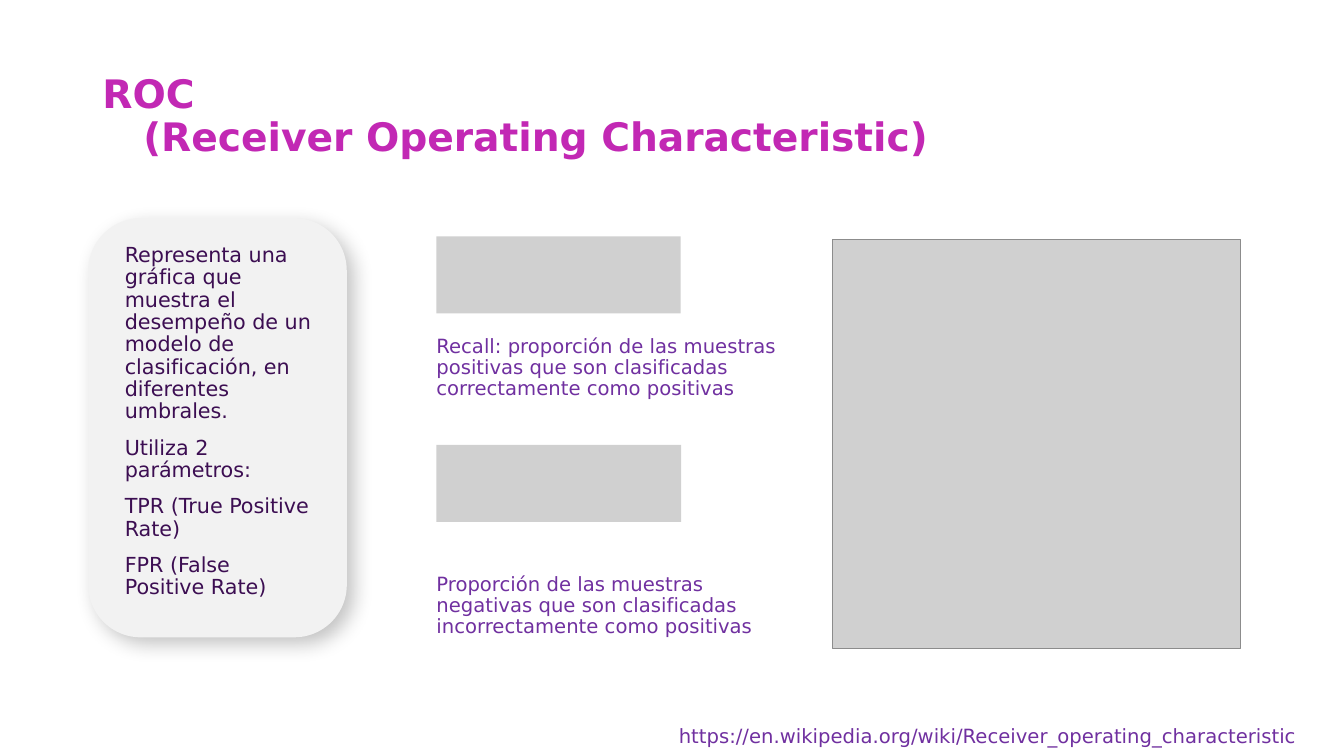
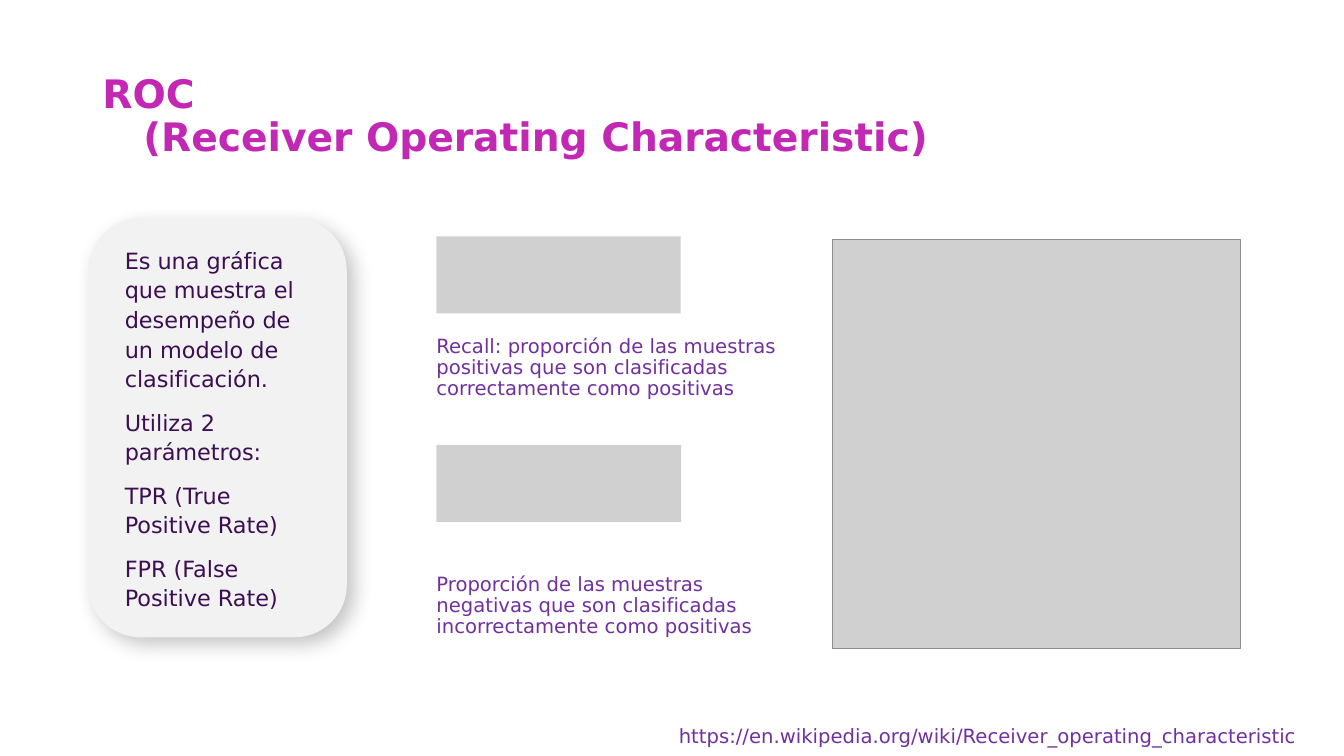
Before and after one commit to csameshiman/Axity_Curso_ML_2023, a slide deck: slide 20 of Diapositivas/Parte 03.Clasificación/03_01_Logistic_Regression.pptx (slide 23 before the commit). Drawn at 1344x756 pixels with LibreOffice and Linux fonts; fonts in the diff are those of the drawing; grey boxes stand for pictures; background and template pictures are left out. Boxes give left, top, right and bottom in pixels: in the first picture for what was removed or moved away, otherwise in the second. Text is boxed around its words. In the diff, an @@ line names an element or a change of style, - is before the commit and + after.

```diff
--- a/Diapositivas/Parte 03.Clasificación/03_01_Logistic_Regression.pptx
+++ b/Diapositivas/Parte 03.Clasificación/03_01_Logistic_Regression.pptx
@@ text at [125,251,294,388]: text changed; size 14.8 to 16 pt @@
-Representa una gráfica que muestra el desempeño de un modelo de clasificación, en diferentes umbrales.
+Es una gráfica que muestra el desempeño de un modelo de clasificación.
@@ text at [125,414,278,609]: size 14.8 to 16 pt in "Utiliza 2 parámetros:", "TPR (True Positive Rate)", "FPR (False Positive Rate)"; line spacing 0.9 to 1.1 @@
```
Also in this commit, not shown: 8 other slides changed, 1 slide added, 4 slides removed.
